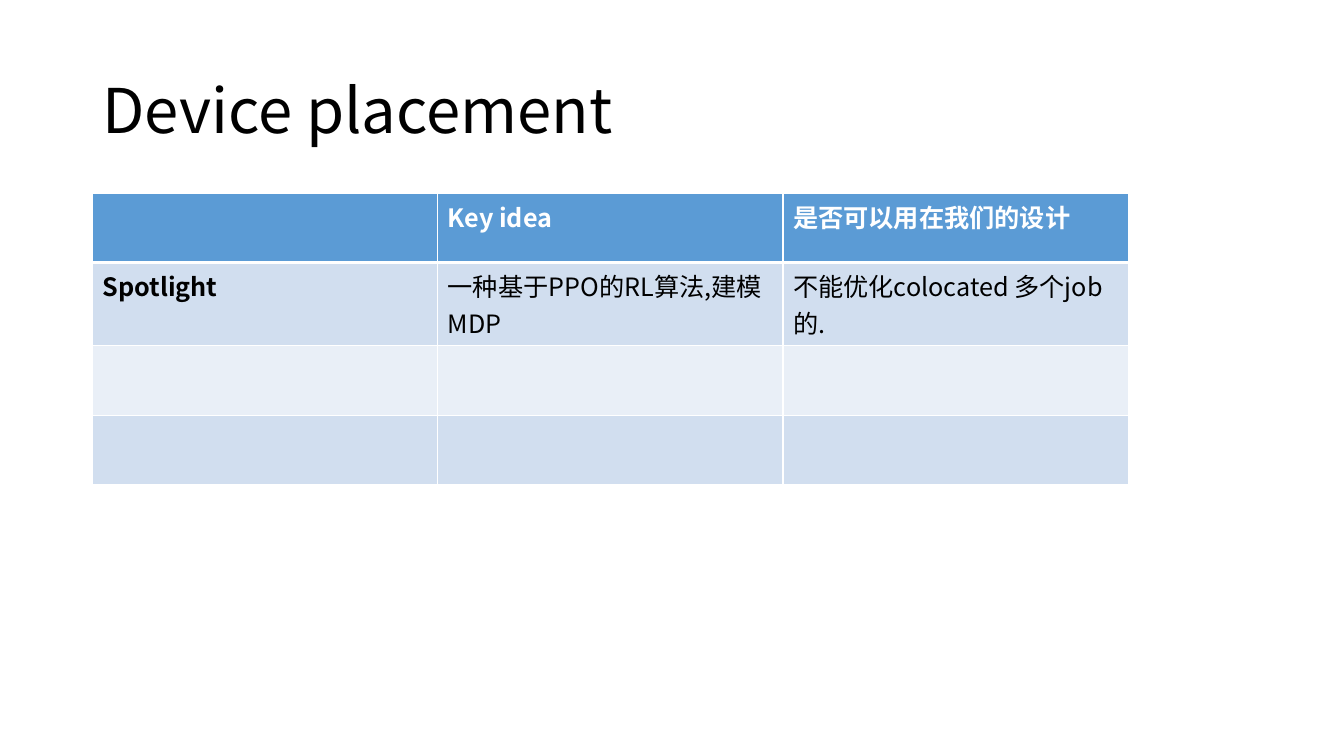
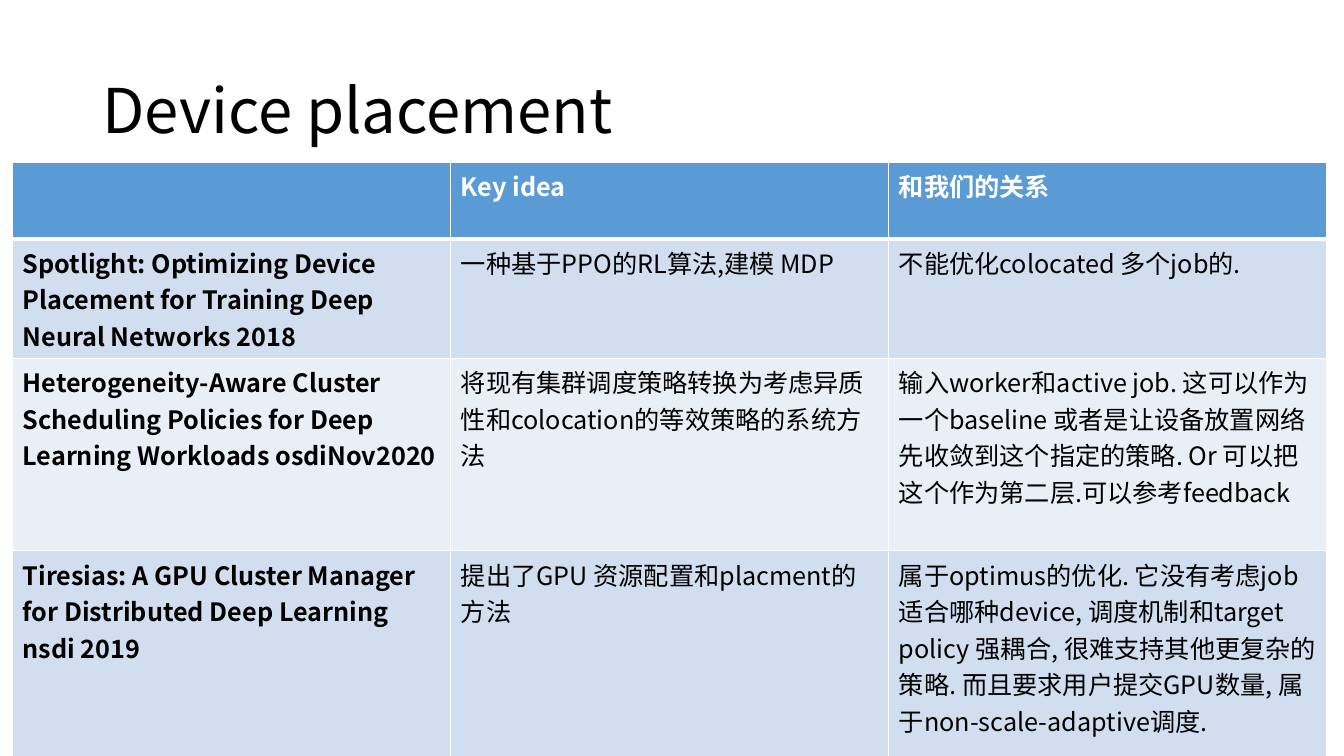
Before and after one commit to LukeLIN-web/distrubuted-ML-system, a slide deck: slide 4 of week report/8.11 report.pptx. Drawn at 1344x756 pixels with LibreOffice and Linux fonts; fonts in the diff are those of the drawing. Boxes give left, top, right and bottom in pixels: in the first picture for what was removed or moved away, otherwise in the second. Text is boxed around its words. In the diff, an @@ line names an element or a change of style, - is before the commit and + after.

```diff
--- a/week report/8.11 report.pptx
+++ b/week report/8.11 report.pptx
@@ table at <box>12,162,1328,741</box> @@
-row 1, column 3: 是否可以用在我们的设计
+row 1, column 3: 和我们的关系
-row 2, column 1: Spotlight
+row 2, column 1: Spotlight: Optimizing Device Placement for Training Deep Neural Networks 2018
-row 3:  |  | 
+row 3: Heterogeneity-Aware Cluster Scheduling Policies for Deep Learning Workloads osdiNov2020 | 将现有集群调度策略转换为考虑异质性和colocation的等效策略的系统方法 | 输入worker和active job. 这可以作为一个baseline 或者是让设备放置网络先收敛到这个指定的策略. Or 可以把这个作为第二层.可以参考feedback
-row 4:  |  | 
+row 4: Tiresias: A GPU Cluster Manager for Distributed Deep Learning nsdi 2019 | 提出了GPU 资源配置和placment的方法 | 属于optimus的优化. 它没有考虑job适合哪种device, 调度机制和target policy 强耦合, 很难支持其他更复杂的策略. 而且要求用户提交GPU数量, 属于non-scale-adaptive调度.
@@ table: place and size @@
-table at <box>93,194,1130,473</box>
+table at <box>12,162,1328,741</box>
```
Also in this commit, not shown: 5 other slides changed, 2 slides added, 4 other files.
